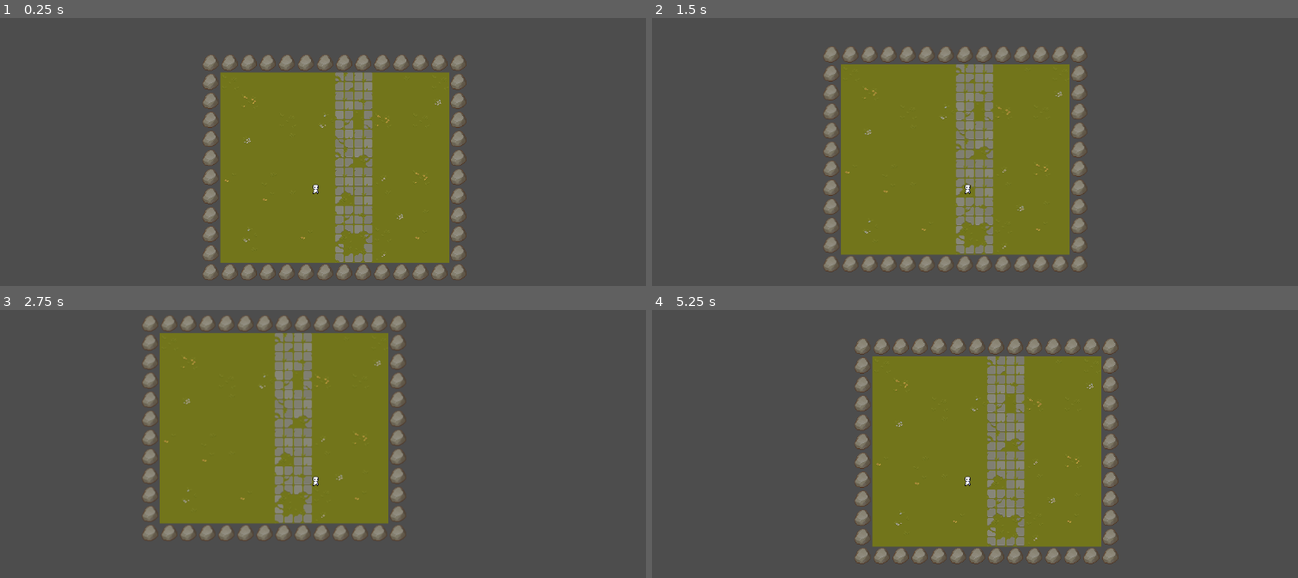
Above: before the commit, frames 1-4 (two rows, left to right).
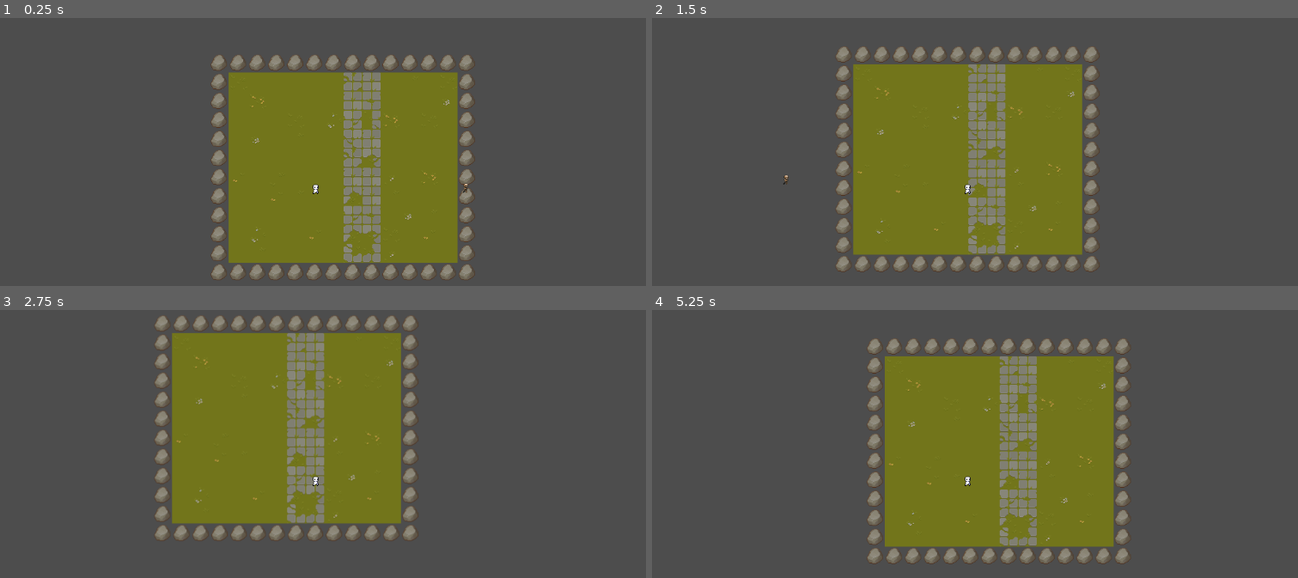
Above: after the commit, the same moments.

Repository: FranklinDAO-Dev-Team/ArcaneReveal
Game: Godot game, scene res://scenes/main.tscn
The game is run twice, just before and just after one commit, with the same random seed, the same clock (stepped at 60 frames per second) and the same inputs.
Inputs:
- Up to frame 1 (0.25 s): no input
- Up to frame 2 (1.5 s): hold D (right) 0.53-1.28 s; hold S (down) from 1.28 s (still down)
- Up to frame 3 (2.75 s): release S (down) at 2.03 s; hold D (right) from 2.03 s (still down)
- Up to frame 4 (5.25 s): release D (right) at 2.78 s; hold W (up) 2.78-3.53 s; hold A (left) 3.53-5.03 s; hold S (down) from 5.03 s (still down)

The runs differ from the first frame. In frame 1, 11% of the frame differs, in the area x 31-74%, y 13-98%; in frame 2, 12%, in the area x 20-70%, y 10-95%; in frame 3, 11%; in frame 4, 11%.

Commit message:
day 1 commit

Diff:
--- /dev/null
+++ b/godot/rumble4/enemy.gd
@@ -0,0 +1,57 @@
+class_name Enemy
+extends RigidBody2D
+
+# Enemy stats
+var health = 100
+var damage = 20
+
+var move_force = 400 # Force to apply for movement
+var move_distance = 32
+
+var target_position = Vector2()
+var is_moving = false
+var wait_timer = 1.0 # Time to wait before the next move (in seconds)
+var timer = 0.0 # Internal timer
+
+func _ready():
+	target_position = position
+
+func _physics_process(delta):
+	if is_moving:
+		var direction = (target_position - position).normalized()
+		if position.distance_to(target_position) > 10:
+			apply_central_impulse(direction * move_force)
+		else:
+			# Arrived at target position, stoap moving
+			position = target_position # Snap to grid
+			is_moving = false
+			timer = wait_timer # Reset the timer
+	elif not is_moving and timer <= 0:
+		choose_next_target()
+
+	# Update the timer
+	if timer > 0:
+		timer -= delta
+
+func choose_next_target():
+	# Example: move to the right one tile
+	target_position += Vector2(move_distance, 0)
+	is_moving = true
+
+func take_damage(amount):
+	health -= amount
+	if health <= 0:
+		die()
+
+func die():
+	queue_free() # Remove the enemy from the scene
+
+func _on_body_entered(body):
+	if body.has_method("take_damage"):
+		body.take_damage(damage)
+
+func _on_ready():
+	set_physics_process(true)
+
+func _on_exit_tree():
+	set_physics_process(false)
--- /dev/null
+++ b/godot/rumble4/enemyv1.tscn
@@ -0,0 +1,61 @@
+[gd_scene load_steps=10 format=3 uid="uid://dwrd8a810ieea"]
+
+[ext_resource type="Script" path="res://enemy.gd" id="1_74giq"]
+[ext_resource type="Texture2D" uid="uid://cfvdrw72xeiin" path="res://Pixel Crawler - FREE - 1.8/Enemy/Skeleton Crew/Skeleton - Base/Run/ezgif-2-7c884e7e94-png-64x64-sprite-png/tile000.png" id="1_367xe"]
+[ext_resource type="Texture2D" uid="uid://dlbb46tn5gs4f" path="res://Pixel Crawler - FREE - 1.8/Enemy/Skeleton Crew/Skeleton - Base/Run/ezgif-2-7c884e7e94-png-64x64-sprite-png/tile001.png" id="2_py1bj"]
+[ext_resource type="Texture2D" uid="uid://c7juupd8vntir" path="res://Pixel Crawler - FREE - 1.8/Enemy/Skeleton Crew/Skeleton - Base/Run/ezgif-2-7c884e7e94-png-64x64-sprite-png/tile002.png" id="3_72i8e"]
+[ext_resource type="Texture2D" uid="uid://myhbjko7p51m" path="res://Pixel Crawler - FREE - 1.8/Enemy/Skeleton Crew/Skeleton - Base/Run/ezgif-2-7c884e7e94-png-64x64-sprite-png/tile003.png" id="4_efiga"]
+[ext_resource type="Texture2D" uid="uid://cv2x17j65m58k" path="res://Pixel Crawler - FREE - 1.8/Enemy/Skeleton Crew/Skeleton - Base/Run/ezgif-2-7c884e7e94-png-64x64-sprite-png/tile004.png" id="5_mijgp"]
+[ext_resource type="Texture2D" uid="uid://dld0bn31rdrnx" path="res://Pixel Crawler - FREE - 1.8/Enemy/Skeleton Crew/Skeleton - Base/Run/ezgif-2-7c884e7e94-png-64x64-sprite-png/tile005.png" id="6_rlt31"]
+
+[sub_resource type="SpriteFrames" id="SpriteFrames_aid77"]
+animations = [{
+"frames": [{
+"duration": 1.0,
+"texture": ExtResource("1_367xe")
+}, {
+"duration": 1.0,
+"texture": ExtResource("2_py1bj")
+}, {
+"duration": 1.0,
+"texture": ExtResource("3_72i8e")
+}, {
+"duration": 1.0,
+"texture": ExtResource("4_efiga")
+}, {
+"duration": 1.0,
+"texture": ExtResource("5_mijgp")
+}, {
+"duration": 1.0,
+"texture": ExtResource("6_rlt31")
+}],
+"loop": true,
+"name": &"walk",
+"speed": 3.0
+}]
+
+[sub_resource type="CapsuleShape2D" id="CapsuleShape2D_rbx4l"]
+radius = 4.0
+height = 20.0
+
+[node name="Node2D" type="Node2D"]
+
+[node name="enemy" type="RigidBody2D" parent="."]
+collision_mask = 0
+gravity_scale = 0.0
+script = ExtResource("1_74giq")
+metadata/_edit_group_ = true
+
+[node name="AnimatedSprite2D" type="AnimatedSprite2D" parent="enemy"]
+position = Vector2(0, -6)
+scale = Vector2(0.5, 0.5)
+sprite_frames = SubResource("SpriteFrames_aid77")
+animation = &"walk"
+frame = 5
+frame_progress = 0.81388
+
+[node name="CollisionShape2D" type="CollisionShape2D" parent="enemy"]
+position = Vector2(0, 1)
+shape = SubResource("CapsuleShape2D_rbx4l")
+
+[node name="VisibleOnScreenNotifier2D" type="VisibleOnScreenNotifier2D" parent="enemy"]
--- a/godot/rumble4/scenes/main.tscn
+++ b/godot/rumble4/scenes/main.tscn
@@ -1,9 +1,10 @@
-[gd_scene load_steps=9 format=3 uid="uid://dp8lv63rn2iqy"]
+[gd_scene load_steps=10 format=3 uid="uid://dp8lv63rn2iqy"]
 
 [ext_resource type="Texture2D" uid="uid://gc1vmy2ygaye" path="res://assets/TX Tileset Grass.png" id="1_qxcb2"]
 [ext_resource type="Texture2D" uid="uid://bjjbcxi8eile8" path="res://assets/TX Props.png" id="2_46af0"]
 [ext_resource type="PackedScene" uid="uid://cxad238frrfpd" path="res://scenes/player.tscn" id="2_alpoj"]
 [ext_resource type="Script" path="res://scripts/player.gd" id="3_lo65r"]
+[ext_resource type="PackedScene" uid="uid://dwrd8a810ieea" path="res://enemyv1.tscn" id="5_lp3po"]
 
 [sub_resource type="TileSetAtlasSource" id="TileSetAtlasSource_urmi2"]
 texture = ExtResource("1_qxcb2")
@@ -545,3 +546,5 @@
 [node name="TileMap2" type="TileMap" parent="."]
 tile_set = SubResource("TileSet_smx06")
 format = 2
+
+[node name="Enemy" parent="." instance=ExtResource("5_lp3po")]
Binary file added: godot/rumble4/Pixel Crawler - FREE - 1.8/Enemy/Orc Crew/Orc - Rogue/Death/Death-Sheet.png
Not shown, added: godot/rumble4/Pixel Crawler - FREE - 1.8/Enemy/Orc Crew/Orc - Rogue/Death/Death-Sheet.png.import
Binary file added: godot/rumble4/Pixel Crawler - FREE - 1.8/Enemy/Orc Crew/Orc - Rogue/Death/Death.aseprite
Binary file added: godot/rumble4/Pixel Crawler - FREE - 1.8/Enemy/Orc Crew/Orc - Rogue/Idle/Idle-Sheet.png
Not shown, added: godot/rumble4/Pixel Crawler - FREE - 1.8/Enemy/Orc Crew/Orc - Rogue/Idle/Idle-Sheet.png.import
Binary file added: godot/rumble4/Pixel Crawler - FREE - 1.8/Enemy/Orc Crew/Orc - Rogue/Idle/Idle.aseprite
Binary file added: godot/rumble4/Pixel Crawler - FREE - 1.8/Enemy/Orc Crew/Orc - Rogue/Run/Run-Sheet.png
Not shown, added: godot/rumble4/Pixel Crawler - FREE - 1.8/Enemy/Orc Crew/Orc - Rogue/Run/Run-Sheet.png.import
Binary file added: godot/rumble4/Pixel Crawler - FREE - 1.8/Enemy/Orc Crew/Orc - Rogue/Run/Run.aseprite
Binary file added: godot/rumble4/Pixel Crawler - FREE - 1.8/Enemy/Orc Crew/Orc - Shaman/Death/Death-Sheet.png
Not shown, added: godot/rumble4/Pixel Crawler - FREE - 1.8/Enemy/Orc Crew/Orc - Shaman/Death/Death-Sheet.png.import
Binary file added: godot/rumble4/Pixel Crawler - FREE - 1.8/Enemy/Orc Crew/Orc - Shaman/Death/Death.aseprite
(and 124 more such lines)
